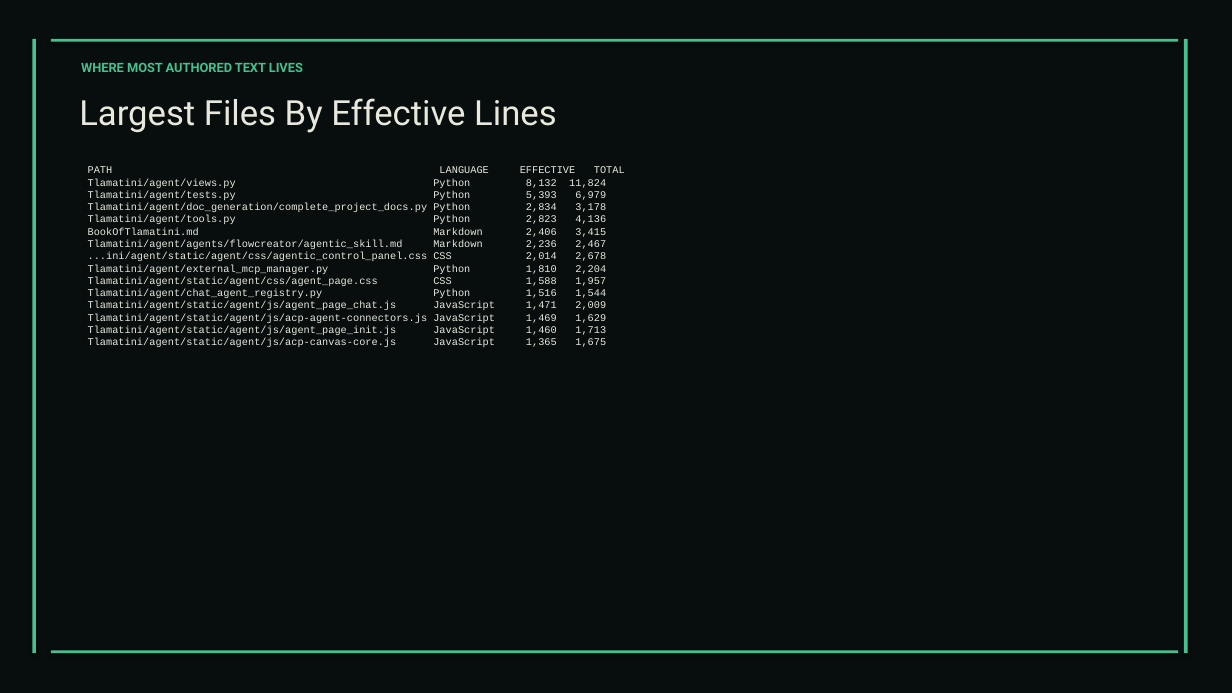
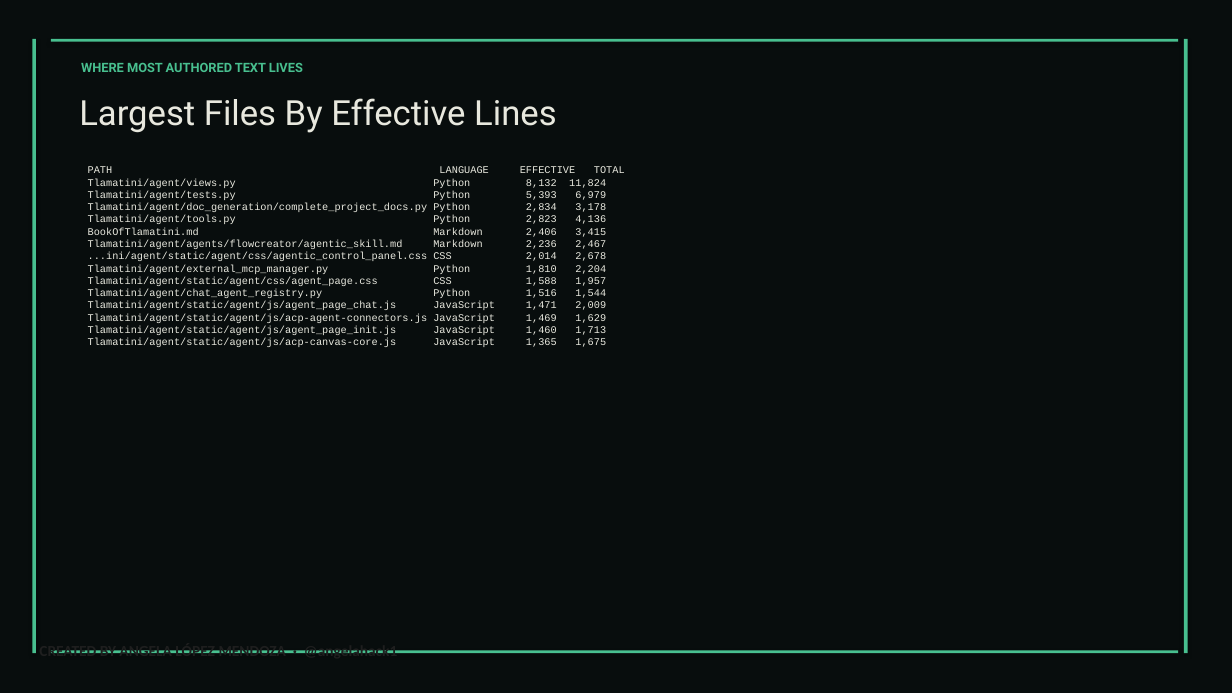
Before and after one commit to XAIHT/Tlamatini, a slide deck: slide 72 of Tlamatini_eXtended_Artificial_Intelligence_Humanly_Tempered.pptx. Drawn at 1232x693 pixels with LibreOffice and Linux fonts; fonts in the diff are those of the drawing. Boxes give left, top, right and bottom in pixels: in the first picture for what was removed or moved away, otherwise in the second. Text is boxed around its words. In the diff, an @@ line names an element or a change of style, - is before the commit and + after.

```diff
--- a/Tlamatini_eXtended_Artificial_Intelligence_Humanly_Tempered.pptx
+++ b/Tlamatini_eXtended_Artificial_Intelligence_Humanly_Tempered.pptx
@@ text added at [39,650,397,653], 12 pt, text #1F1F1F, bold @@
+CREATED BY ANGELA LÓPEZ MENDOZA · @angelahack1
```
Also in this commit, not shown: 111 other slides changed, 2 other files.
